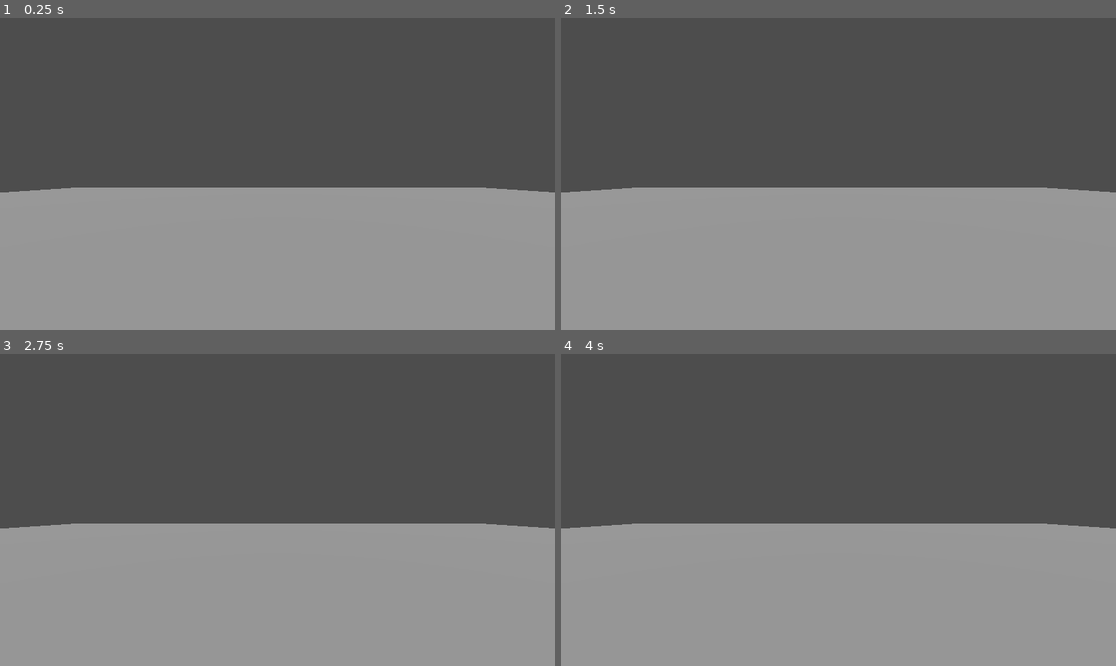
Above: before the commit, frames 1-4 (two rows, left to right).
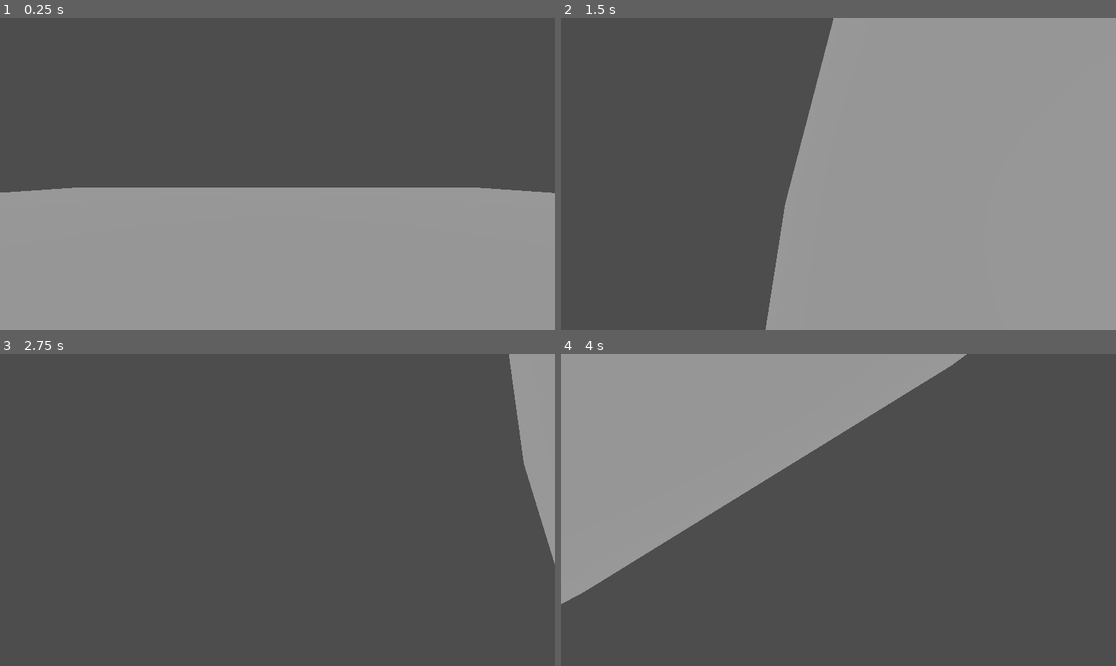
Above: after the commit, the same moments.

Repository: Mhiw/ComfyJam
Game: Godot game, scene res://scenes/main.tscn
The game is run twice, just before and just after one commit, with the same random seed, the same clock (stepped at 60 frames per second) and the same inputs.
Inputs (mouse positions are in pixels of both pictures, inside the frame that each line leads up to):
- Up to frame 1 (0.25 s): no input
- Up to frame 2 (1.5 s): tap Enter at 0.5 s; move the mouse to (960, 158) at 0.52 s; hold D (movement_right) 0.53-1.28 s; hold Space (movement_jump) 0.53-1.28 s; move the mouse to (727, 189) at 1.27 s; hold S (movement_back) from 1.28 s (still down); tap Space (movement_jump) at 1.35 s
- Up to frame 3 (2.75 s): tap Space (movement_jump) at 1.52, 1.82, 2 s; move the mouse to (333, 441) at 2.02 s; release S (movement_back) at 2.03 s; hold D (movement_right) from 2.03 s (still down); hold Space (movement_jump) from 2.03 s (still down)
- Up to frame 4 (4 s): move the mouse to (810, 572) at 2.77 s; release D (movement_right) at 2.78 s; release Space (movement_jump) at 2.78 s; hold W (movement_forward) 2.78-3.53 s; tap Space (movement_jump) at 2.85, 3.02, 3.32 s; move the mouse to (1005, 556) at 3.52 s; hold A (movement_left) from 3.53 s (still down); hold Space (movement_jump) from 3.53 s (still down)

The runs differ from the first frame. In frame 1, less than 0.1% of the frame differs, in the area x 1-100%, y 54-57%; in frame 2, 48%; in frame 3, 49%; in frame 4, 69%, in the area x 0-100%, y 0-100%.
Error before the commit: Parse Error: Too few arguments for "rotated()" call. Expected at least 2 but received 1. (res://scripts/player.gd:32)

Commit message:
Some kind of camera movement WIP

Diff:
--- a/scenes/player.tscn
+++ b/scenes/player.tscn
@@ -10,8 +10,9 @@
 [sub_resource type="CapsuleMesh" id="CapsuleMesh_3vyb7"]
 material = SubResource("StandardMaterial3D_3vyb7")
 
-[node name="Player" type="CharacterBody3D" unique_id=1210724413]
+[node name="Player" type="CharacterBody3D" unique_id=1210724413 node_paths=PackedStringArray("camera")]
 script = ExtResource("1_g2els")
+camera = NodePath("Camera3D")
 
 [node name="CollisionShape3D" type="CollisionShape3D" parent="." unique_id=1601619260]
 shape = SubResource("CapsuleShape3D_u8vuu")
@@ -20,5 +21,4 @@
 mesh = SubResource("CapsuleMesh_3vyb7")
 
 [node name="Camera3D" type="Camera3D" parent="." unique_id=1224232364]
-transform = Transform3D(-1, 0, -8.742278e-08, 0, 1, 0, 8.742278e-08, 0, -1, 0, 0.6744046, 0)
-current = true
+transform = Transform3D(1, 0, 0, 0, 1, 0, 0, 0, 1, 0, 0.7, 0)
--- a/scripts/components/movement_component.gd
+++ /dev/null
@@ -1,22 +0,0 @@
-extends Node
-
-
-var velocity: Vector3 = Vector3(0, 0, 0)
-
-func _ready() -> void:
-	pass
-
-func jump() -> void:
-	if body.is_on_floor():
-		print("jumping")
-		velocity.y += jump_height
-
-func move(dir: Vector3) -> void:
-	velocity += dir
-
-func _process(delta: float) -> void:
-	velocity.normalized()
-	body.velocity = velocity
-	body.velocity *= speed * delta * 200
-	body.move_and_slide()
-	velocity = Vector3(0, 0, 0)
--- a/scripts/player.gd
+++ b/scripts/player.gd
@@ -6,8 +6,10 @@
 @export var gravity: float = -10
 @export var camera: Camera3D
 
+var camera_velocity: Vector2
+
 func _ready() -> void:
-	pass
+	Input.mouse_mode = Input.MOUSE_MODE_CAPTURED
 
 func jump() -> void:
 	if is_on_floor():
@@ -22,19 +24,25 @@
 	if Input.is_action_pressed("movement_left"):
 		velocity.x += 1
 	if Input.is_action_pressed("movement_forward"):
+		velocity.z -= 1
+	if Input.is_action_pressed("movement_back"):
 		velocity.z += 1
-	if Input.is_action_pressed("movement_back"):
-		velocity.z -= 1
 	if Input.is_action_pressed("movement_jump"):
 		jump()
 
 func process_movement() -> void:
-	velocity.rotated(camera.global_basis * Vector3.FORWARD)
+	camera.rotate_object_local(Vector3.RIGHT, -camera_velocity.y * get_process_delta_time())
+	camera.rotate_object_local(Vector3.UP, -camera_velocity.x * get_process_delta_time())
+	camera_velocity = Vector2(0, 0)
 
 	move_and_slide()
 
 	velocity = Vector3(0, 0, 0)
 
+func _input(event: InputEvent) -> void:
+	if event is InputEventMouseMotion:
+		camera_velocity = Vector2(event.relative.x, event.relative.y)
+
 func _process(delta: float) -> void:
 	process_input()
 	process_movement()
Not shown, removed: scripts/components/movement_component.gd.uid
